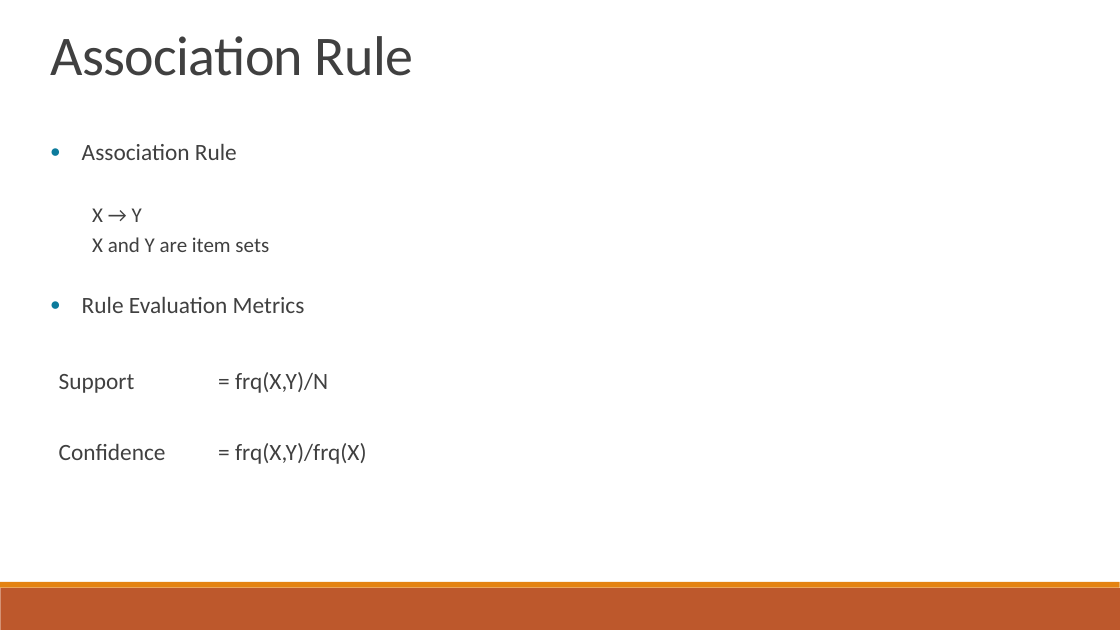
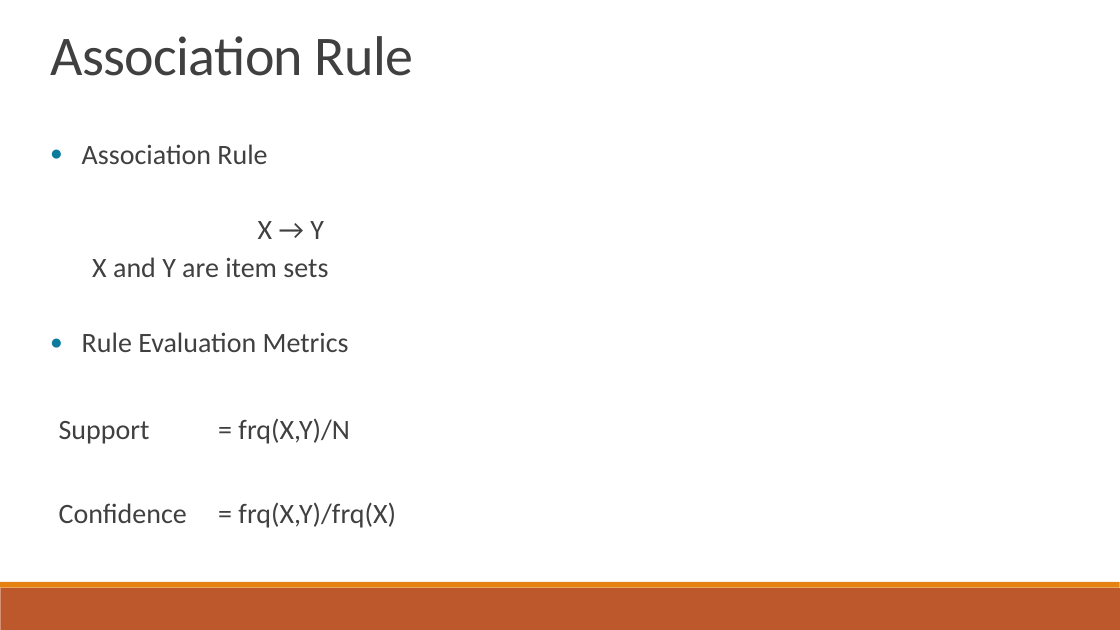
Before and after one commit to jalanreddy/GitHub, a slide deck: slide 12 of Presentation.pptx (slide 8 before the commit). Drawn at 1120x630 pixels with LibreOffice and Linux fonts; fonts in the diff are those of the drawing. Boxes give left, top, right and bottom in pixels: in the first picture for what was removed or moved away, otherwise in the second. Text is boxed around its words. In the diff, an @@ line names an element or a change of style, - is before the commit and + after.

```diff
--- a/Presentation.pptx
+++ b/Presentation.pptx
@@ text "Association Rule" at <box>59,144,396,528</box>: size 20 to 24 pt in "Association Rule", "Rule Evaluation Metrics", "Support = frq(X,Y)/N", "Confidence = frq(X,Y)/frq(X)"; size 18 to 24 pt in "X → Y", "X and Y are item sets"; alignment left to centre @@
```
Also in this commit, not shown: 5 other slides changed, 32 slides added, 2 other files.
